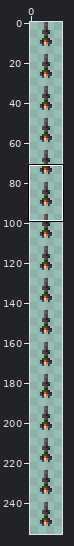
File history of a sprite sheet, default/default_torch_on_ceiling_animated.png. Above: a wide view before the commit, with the close-up outlined.
Close-up. Before the edit:
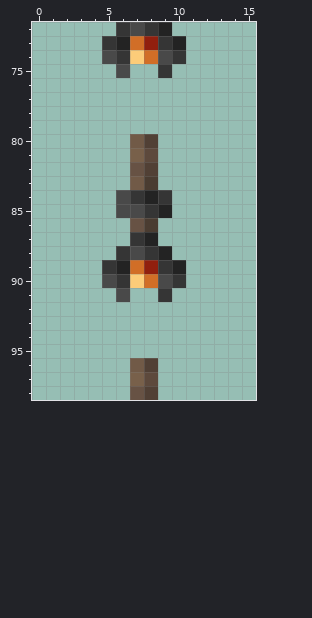
The file is 16x256 pixels. Colours within 5 levels of each other are drawn and written as one. Shown: x 0..15, y 72..98. The commit also changed other parts of the picture, which this record leaves out.
The result:
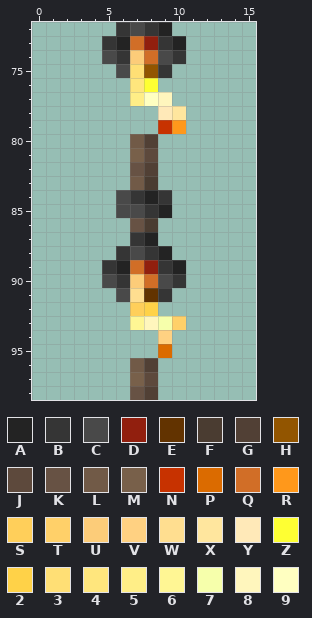
Palette (. is transparent): A #232323  B #353535  C #494949  D #911f0e  E #623300  F #4a3c31  G #514035  H #925500  J #5d493c  K #675244  L #715a47  M #78604a  N #c73200  P #db6b00  Q #d16e27  R #ff981b  S #ffcf5a  T #ffd069  U #fccc79  V #ffd182  W #ffde90  X #ffe69e  Y #ffe9b8  Z #feff33  2 #ffd248  3 #ffdf75  4 #ffe67d  5 #ffee87  6 #fff694  7 #f6ffab  8 #fff6bd  9 #ffffc1
Change:
Colour 2 now appears in row 92 at x 8.
Colour 3 now appears in row 75 at x 7.
Colour 4 now appears in row 76 at x 7.
Colour 5 now appears in row 77 at x 7.
Colour 6 now appears in row 93 at x 7.
Colour 7 now appears in row 93 at x 9.
Colour 8 now appears in row 77 at x 9; in row 93 at x 8.
Colour 9 now appears in row 77 at x 8.
Colour E now appears in row 91 at x 8.
Colour H now appears in row 75 at x 8.
Colour N now appears in row 79 at x 9.
Colour P now appears in row 95 at x 9.
Colour R now appears in row 79 at x 10.
Colour S now appears in row 92 at x 7.
Colour T now appears in row 93 at x 10.
Colour V now appears in row 94 at x 9.
Colour W now appears in row 91 at x 7.
Colour X now appears in row 78 at x 10.
Colour Y now appears in row 78 at x 9.
Colour Z now appears in row 76 at x 8.
